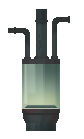
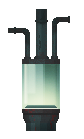
Two versions of the same layered image (84x139). Layer-by-layer changes:
pixels changed over [8, 9, 70, 131] (layer not identified)
